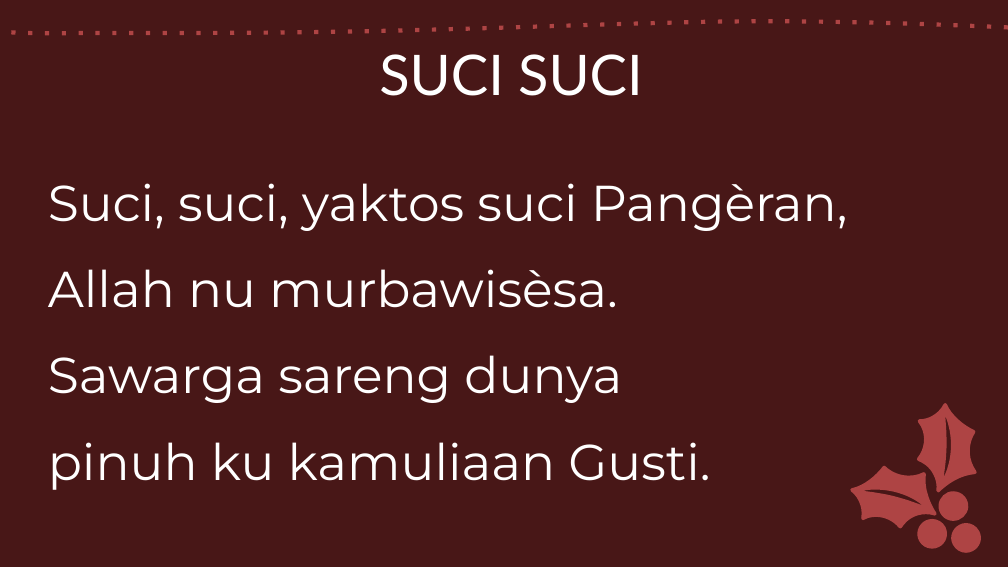
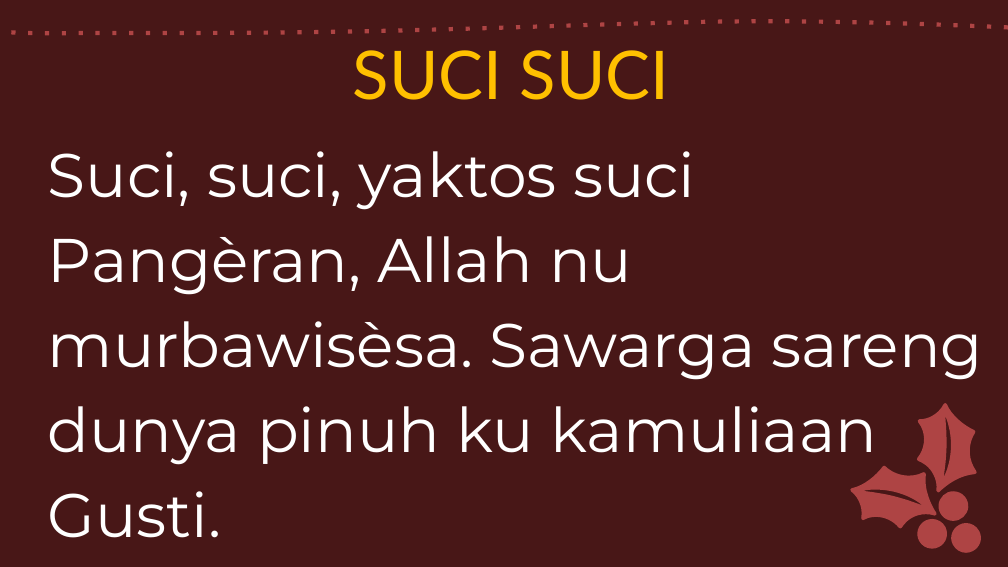
Before and after one commit to laurensius/Slide_Misa_KRC, a slide deck: slide 51 of 2020 12 tanggal 26 - 27/Misa Pesta Keluarga Kudus -Sunda.pptx. Drawn at 1008x567 pixels with LibreOffice and Linux fonts; fonts in the diff are those of the drawing. Boxes give left, top, right and bottom in pixels: in the first picture for what was removed or moved away, otherwise in the second. Text is boxed around its words. In the diff, an @@ line names an element or a change of style, - is before the commit and + after.

```diff
--- a/2020 12 tanggal 26 - 27/Misa Pesta Keluarga Kudus -Sunda.pptx
+++ b/2020 12 tanggal 26 - 27/Misa Pesta Keluarga Kudus -Sunda.pptx
@@ text "SUCI SUCI" at (x1=353, y1=50, x2=669, y2=100): size 40 to 48 pt, text colour #FFFFFF to #FFC000 @@
@@ text at (x1=48, y1=151, x2=984, y2=538): text changed; size 36 to 44 pt @@
-Suci, suci, yaktos suci Pangèran,
-Allah nu murbawisèsa.
-Sawarga sareng dunya
-pinuh ku kamuliaan Gusti.
+Suci, suci, yaktos suci Pangèran, Allah nu murbawisèsa. Sawarga sareng dunya pinuh ku kamuliaan Gusti.
```
Also in this commit, not shown: 68 other slides changed, 7 slides added, 7 slides removed, 5 other files.
